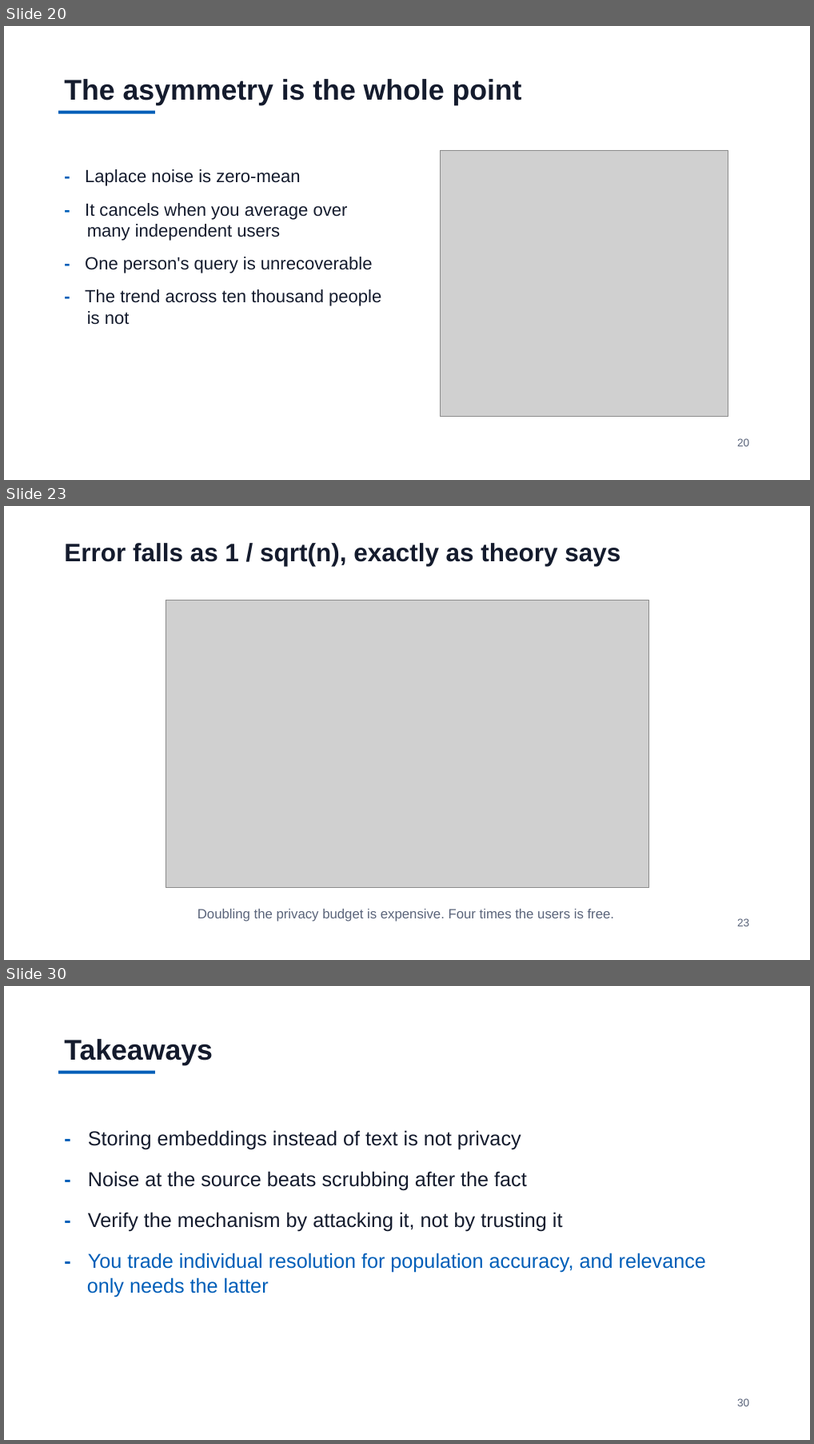
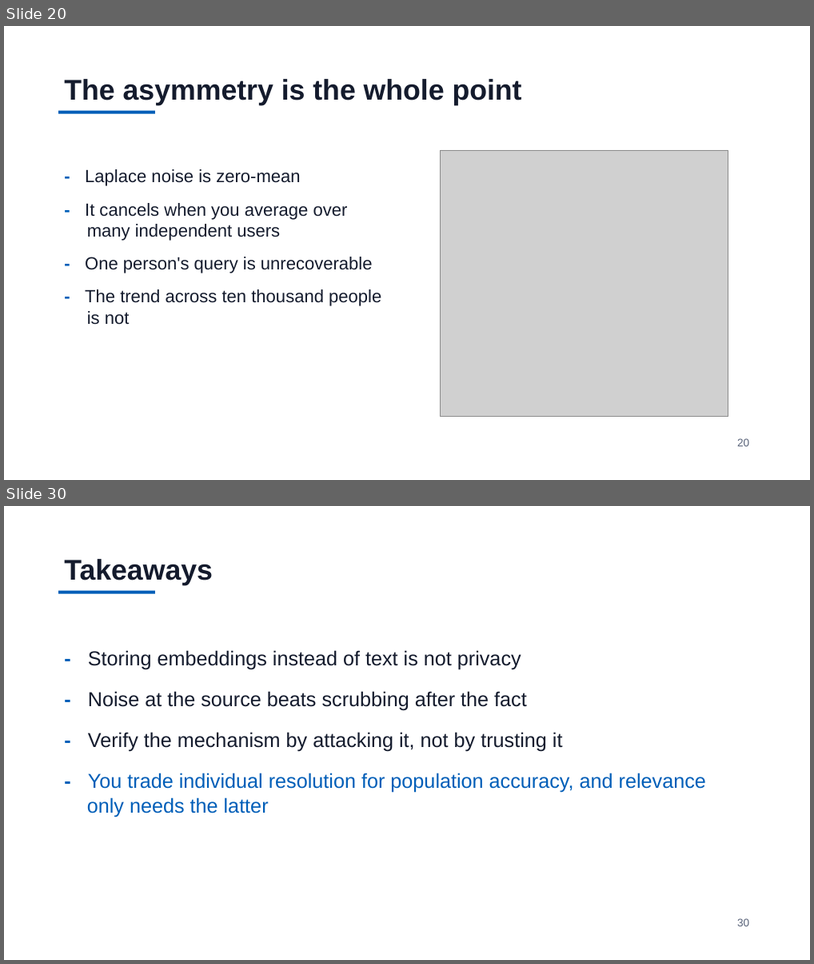
Before and after one commit to jzonthemtn/ldp-for-search, a slide deck: ldp_for_search_slides.pptx. Shown one above the other, each under a label of ours: slides 20, 23 and 30 before the commit, slides 20 and 30 after it; the slides between them are not shown. The pictures are 814x1444 and 814x964 pixels, drawn with LibreOffice and Linux fonts; fonts in the diff are those of the drawing; grey boxes stand for pictures. Boxes give left, top, right and bottom in pixels: in the first picture for what was removed or moved away, otherwise in the second. Text is boxed around its words. In the diff, an @@ line names an element or a change of style, - is before the commit and + after.

```diff
--- a/ldp_for_search_slides.pptx
+++ b/ldp_for_search_slides.pptx
@@ slide 23 removed at (4, 506, 810, 960), background #FFFFFF @@
@@ text removed at (64, 543, 621, 566) @@
-Error falls as 1 / sqrt(n), exactly as theory says
@@ picture removed at (166, 600, 649, 887) @@
@@ text removed at (198, 908, 614, 921) @@
-Doubling the privacy budget is expensive. Four times the users is free.
@@ text removed at (738, 918, 750, 926) @@
-23
```
Also in this commit, not shown: 10 slides changed, 2 slides added, 1 other slide removed, 8 other files.
